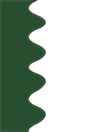
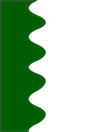
Layered file, before and after one edit (96x132). Changes by layer:
painted on "Layer 6" over bbox(0, 0, 46, 132)
